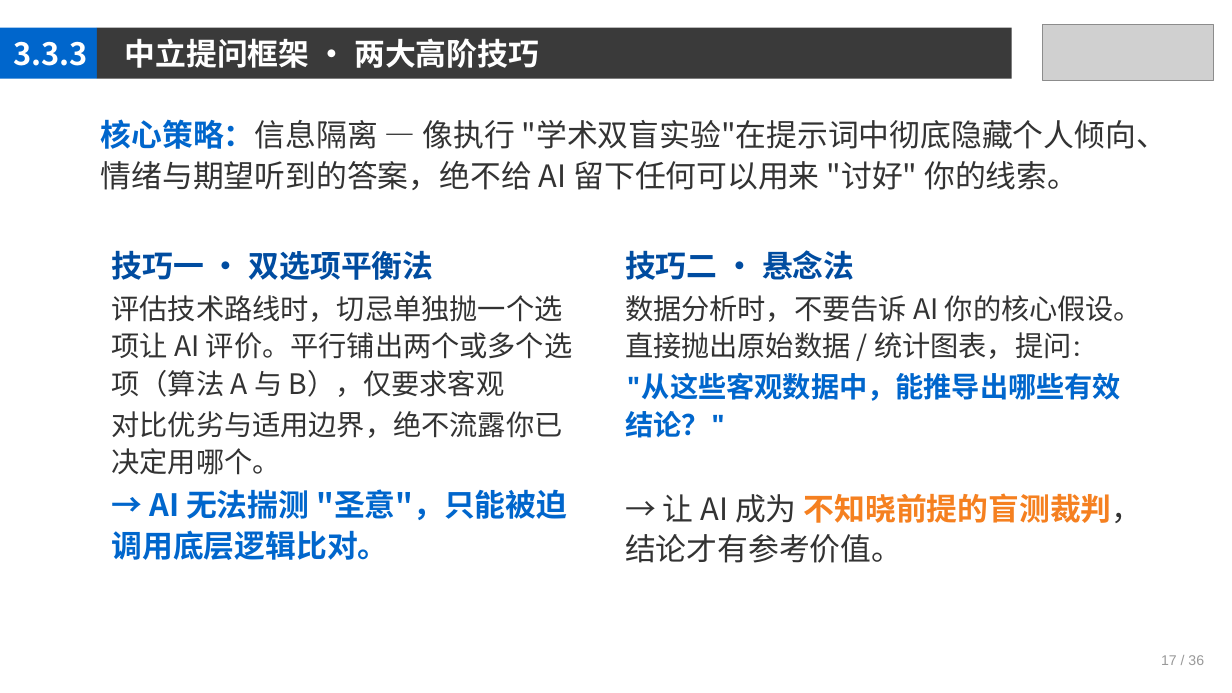
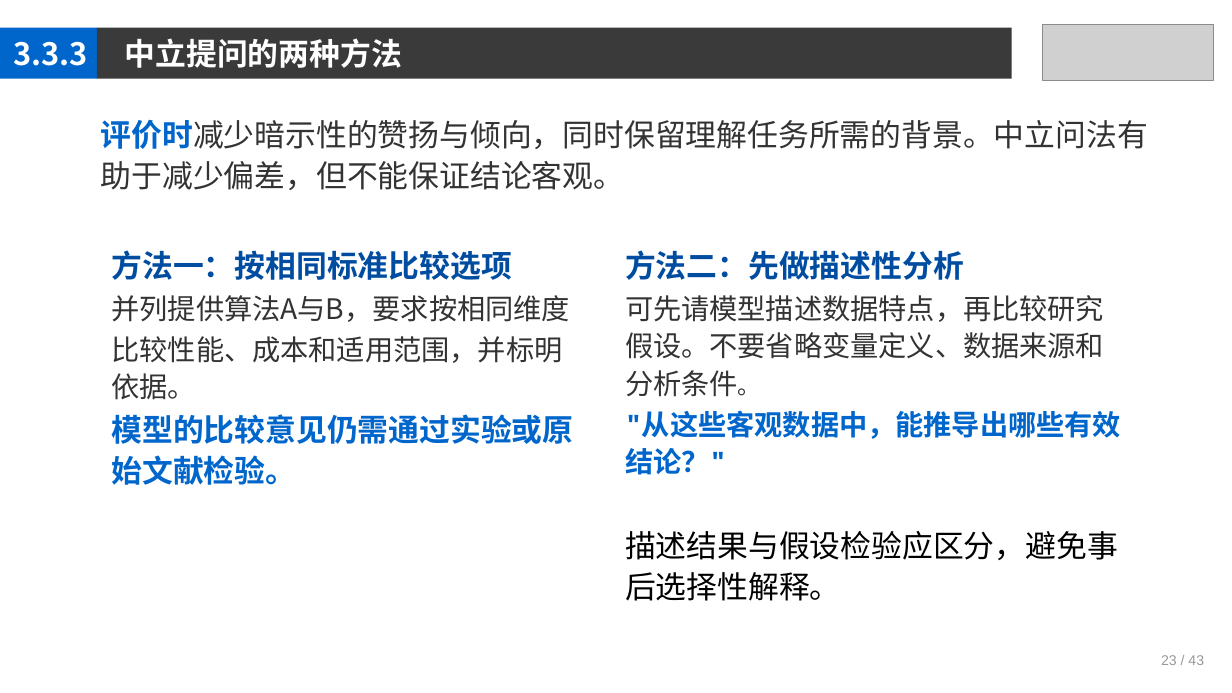
Before and after one commit to jpqiang/AIGC, a slide deck: slide 23 of 课件/第3章.pptx. Drawn at 1232x693 pixels with LibreOffice and Linux fonts; fonts in the diff are those of the drawing; grey boxes stand for pictures. Boxes give left, top, right and bottom in pixels: in the first picture for what was removed or moved away, otherwise in the second. Text is boxed around its words. In the diff, an @@ line names an element or a change of style, - is before the commit and + after.

```diff
--- a/课件/第3章.pptx
+++ b/课件/第3章.pptx
@@ text at <box>125,38,402,68</box>: text changed @@
-中立提问框架 · 两大高阶技巧
+中立提问的两种方法
@@ text at <box>101,120,1148,190</box>: text changed @@
-核心策略：信息隔离 — 像执行 "学术双盲实验"在提示词中彻底隐藏个人倾向、情绪与期望听到的答案，绝不给 AI 留下任何可以用来 "讨好" 你的线索。
+评价时减少暗示性的赞扬与倾向，同时保留理解任务所需的背景。中立问法有助于减少偏差，但不能保证结论客观。
@@ text at <box>112,250,574,485</box>: text changed @@
-技巧一 · 双选项平衡法
-评估技术路线时，切忌单独抛一个选项让 AI 评价。平行铺出两个或多个选项（算法 A 与 B），仅要求客观
-对比优劣与适用边界，绝不流露你已决定用哪个。
-→ AI 无法揣测 "圣意"，只能被迫调用底层逻辑比对。
+方法一：按相同标准比较选项
+并列提供算法A与B，要求按相同维度
+比较性能、成本和适用范围，并标明依据。
+模型的比较意见仍需通过实验或原始文献检验。
@@ text at <box>625,250,1104,397</box>: text changed @@
-技巧二 · 悬念法
-数据分析时，不要告诉 AI 你的核心假设。直接抛出原始数据 / 统计图表，提问：
+方法二：先做描述性分析
+可先请模型描述数据特点，再比较研究假设。不要省略变量定义、数据来源和分析条件。
@@ text at <box>625,531,1118,601</box>: text changed; text colour #333333 to #000000 @@
-→ 让 AI 成为 不知晓前提的盲测裁判，结论才有参考价值。
+描述结果与假设检验应区分，避免事后选择性解释。
@@ text at <box>1161,655,1204,665</box>: text changed @@
-17 / 36
+23 / 43
```
Also in this commit, not shown: 40 other slides changed, 1 other file.
